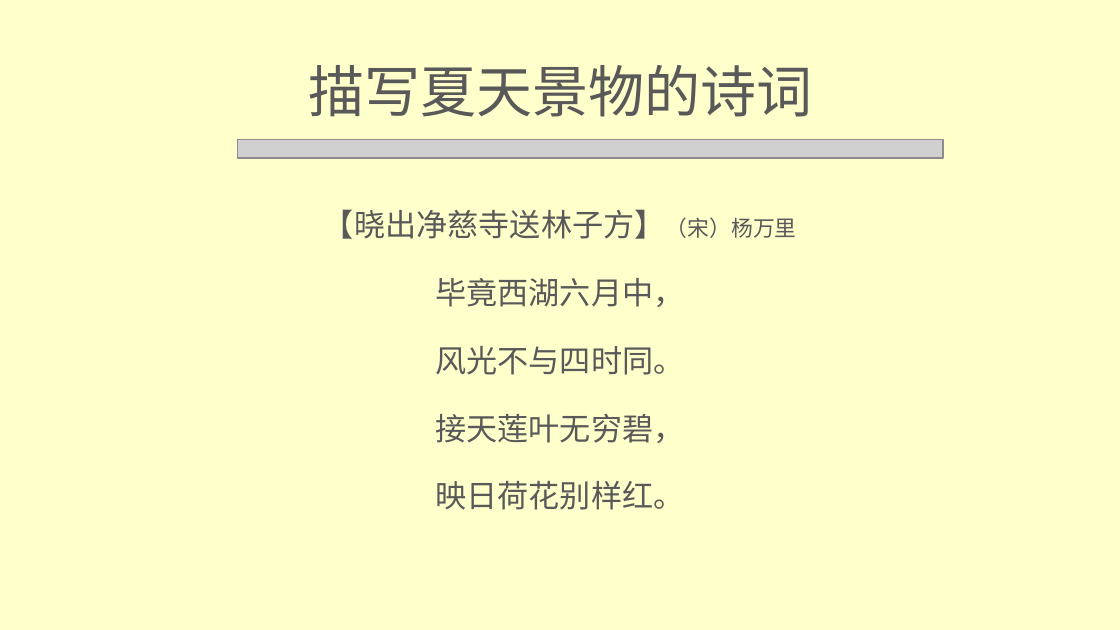
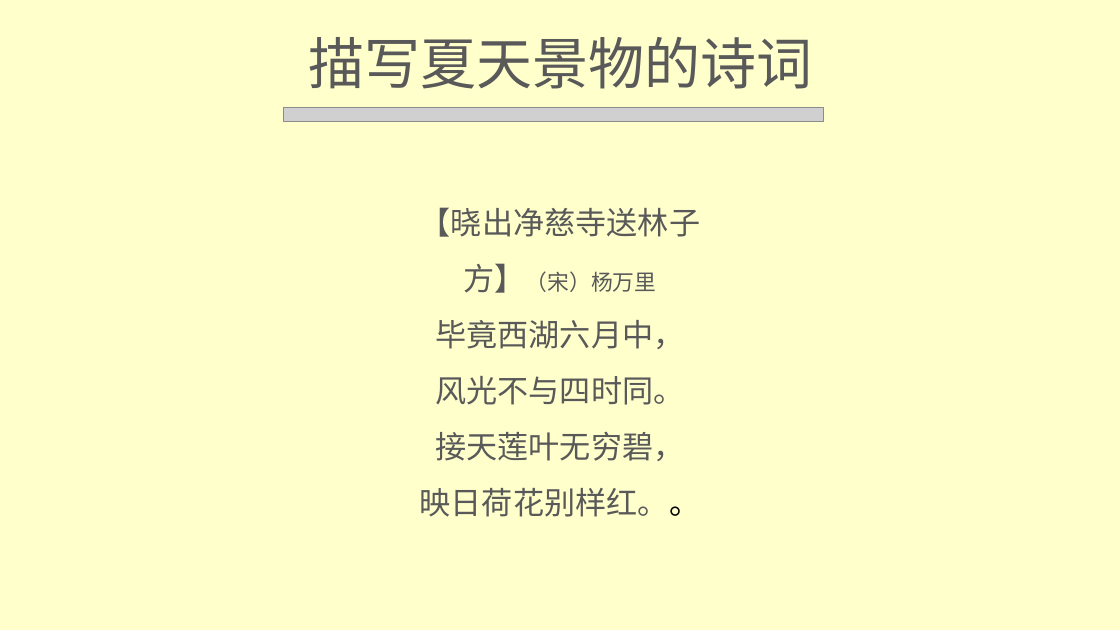
Before and after one commit to CancerXiaoAi/demo, a slide deck: slide 5 of 大学信息技术/项目4/实训1/慧雅诗韵.pptx. Drawn at 1120x630 pixels with LibreOffice and Linux fonts; fonts in the diff are those of the drawing; grey boxes stand for pictures; background and template pictures are left out. Boxes give left, top, right and bottom in pixels: in the first picture for what was removed or moved away, otherwise in the second. Text is boxed around its words. In the diff, an @@ line names an element or a change of style, - is before the commit and + after.

```diff
--- a/大学信息技术/项目4/实训1/慧雅诗韵.pptx
+++ b/大学信息技术/项目4/实训1/慧雅诗韵.pptx
@@ title "描写夏天景物的诗词": place and size @@
-title "描写夏天景物的诗词" at bbox=[308, 65, 812, 117]
+title "描写夏天景物的诗词" at bbox=[308, 37, 812, 89]
@@ picture: place and size @@
-picture at bbox=[237, 140, 943, 158]
+picture at bbox=[283, 108, 824, 122]
@@ text "【晓出净慈寺送林子方】（宋）杨万里": place and size @@
-text "【晓出净慈寺送林子方】（宋）杨万里" at bbox=[323, 209, 797, 510]
+text "【晓出净慈寺送林子方】（宋）杨万里" at bbox=[420, 207, 701, 517]
@@ text at bbox=[420, 207, 700, 461]: less space between paragraphs @@
@@ text at bbox=[420, 488, 701, 517]: text changed @@
-映日荷花别样红。
+映日荷花别样红。。
```
Also in this commit, not shown: 10 other slides changed, 2 other files.
